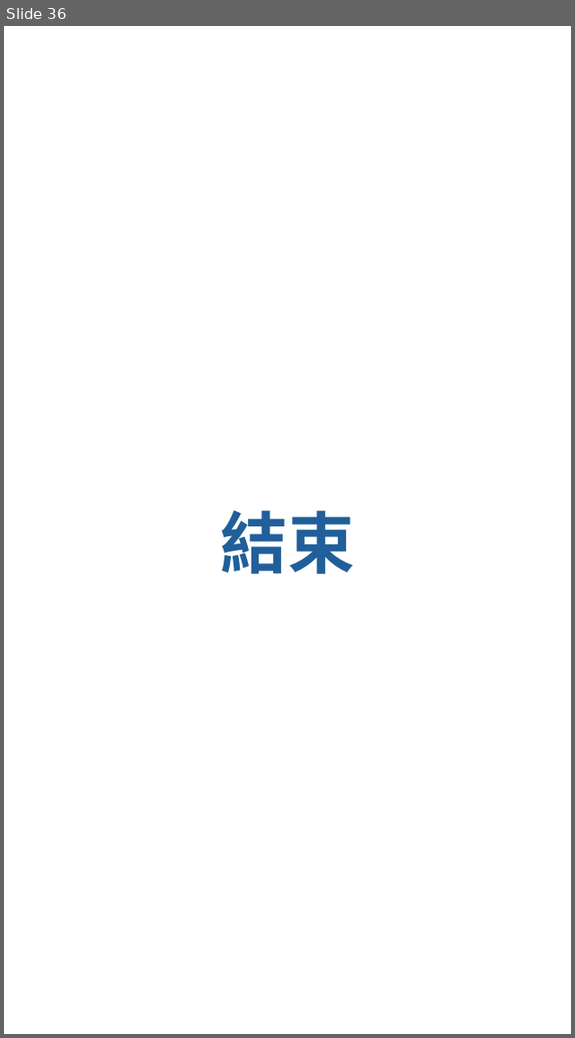
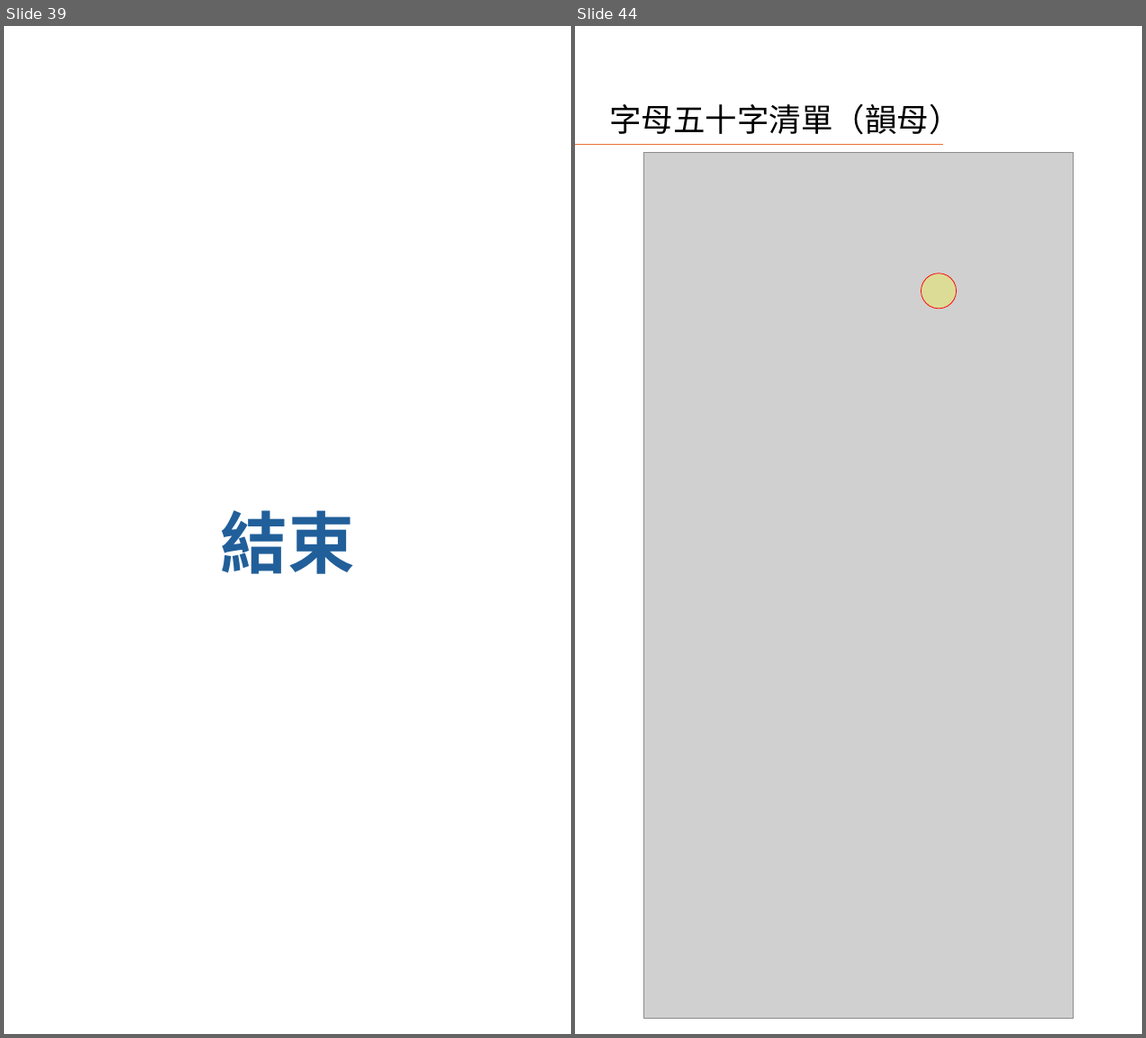
Before and after one commit to AlanJui/rime-tlpa, a slide deck: docs/guide/十五音輸入法簡介.pptx. Shown side by side, each under a label of ours: slide 36 before the commit, slides 39 and 44 after it; the slides between them are not shown. The pictures are 575x1038 and 1146x1038 pixels, drawn with LibreOffice and Linux fonts; fonts in the diff are those of the drawing; grey boxes stand for pictures. Boxes give left, top, right and bottom in pixels: in the first picture for what was removed or moved away, otherwise in the second. Text is boxed around its words. In the diff, an @@ line names an element or a change of style, - is before the commit and + after.

```diff
--- a/docs/guide/十五音輸入法簡介.pptx
+++ b/docs/guide/十五音輸入法簡介.pptx
@@ slide 44 added at (575, 26, 1142, 1034), background #FFFFFF @@
@@ title added at (609, 103, 960, 135), 45.6 pt, text #000000 @@
+字母五十字清單（韻母）
@@ line added from (575, 145) to (942, 145), #0F9ED5 2 pt @@
@@ picture added at (644, 153, 1073, 1019) @@
@@ ellipse added at (921, 274, 957, 309), fill #FFFF00 at 27% opacity, outline #FF0000 1 pt @@
@@ what was slide 36 is now slide 39 @@
```
Also in this commit, not shown: 5 slides changed, 10 other slides added, 2 slides removed, 19 other files.
